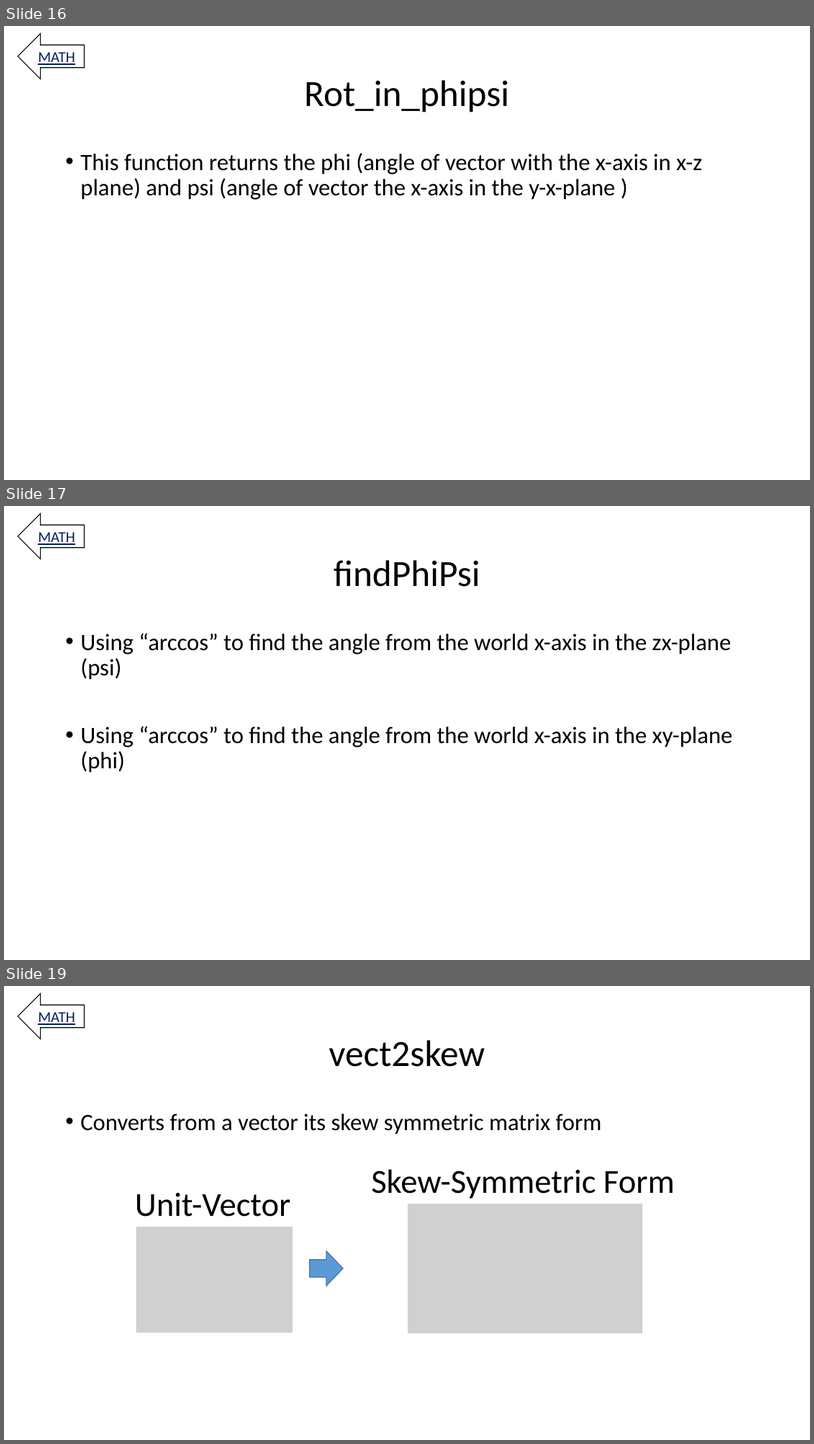
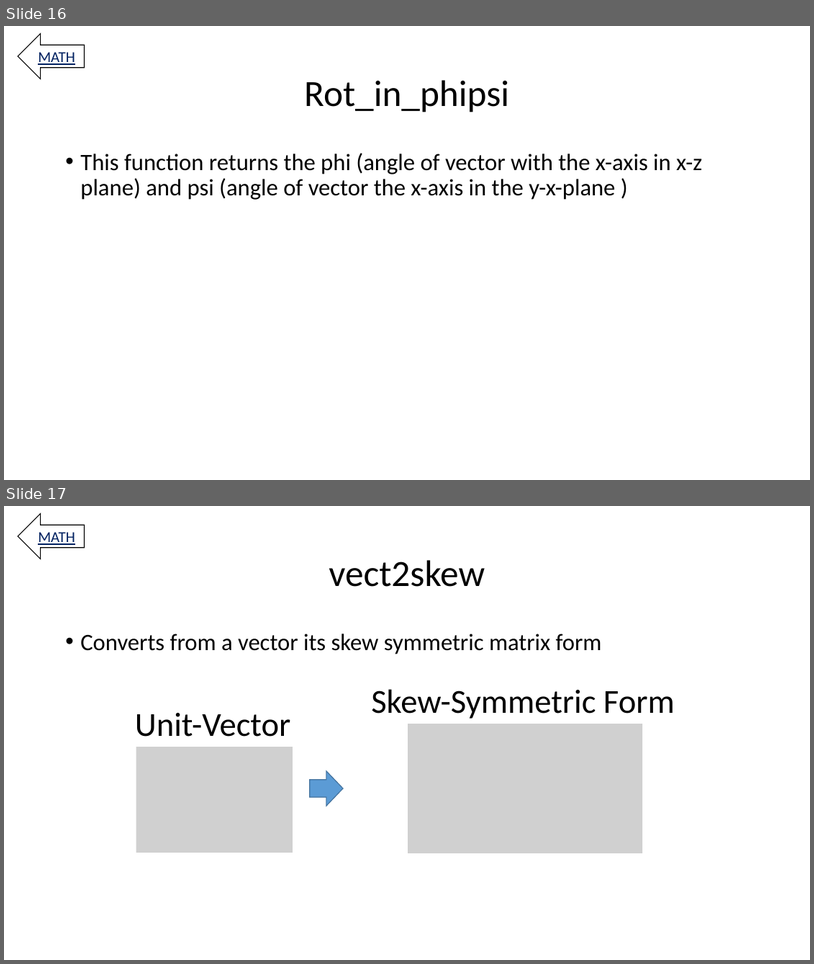
Before and after one commit to RoboticSwarmControl/3AxisMagnet, a slide deck: Omnimagnet Mind Map 06.25.2016 (wo parameter description).pptx. Shown one above the other, each under a label of ours: slides 16, 17 and 19 before the commit, slides 16 and 17 after it; the slides between them are not shown. The pictures are 814x1444 and 814x964 pixels, drawn with LibreOffice and Linux fonts; fonts in the diff are those of the drawing; grey boxes stand for pictures. Boxes give left, top, right and bottom in pixels: in the first picture for what was removed or moved away, otherwise in the second. Text is boxed around its words. In the diff, an @@ line names an element or a change of style, - is before the commit and + after.

```diff
--- a/Omnimagnet Mind Map 06.25.2016 (wo parameter description).pptx
+++ b/Omnimagnet Mind Map 06.25.2016 (wo parameter description).pptx
@@ slide 17 removed at (4,506,810,960), background #FFFFFF @@
@@ left arrow removed at (18,514,85,559) @@
-MATH
@@ title removed at (334,560,481,587) @@
-findPhiPsi
@@ text removed at (80,633,733,772) @@
-• Using “arccos” to find the angle from the world x-axis in the zx-plane (psi)
-• Using “arccos” to find the angle from the world x-axis in the xy-plane (phi)
@@ what was slide 19 is now slide 17 @@
```
Also in this commit, not shown: 12 slides changed, 1 other slide removed.
